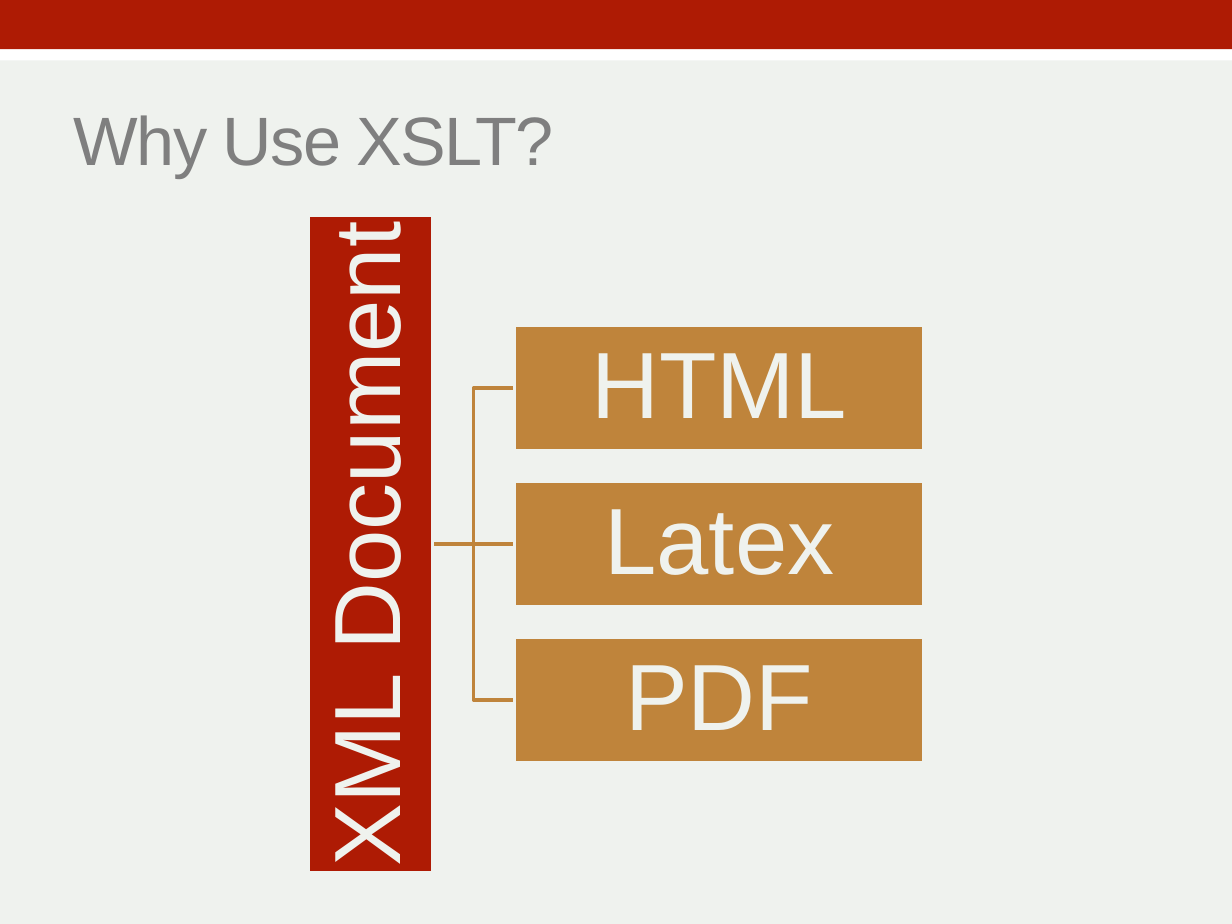
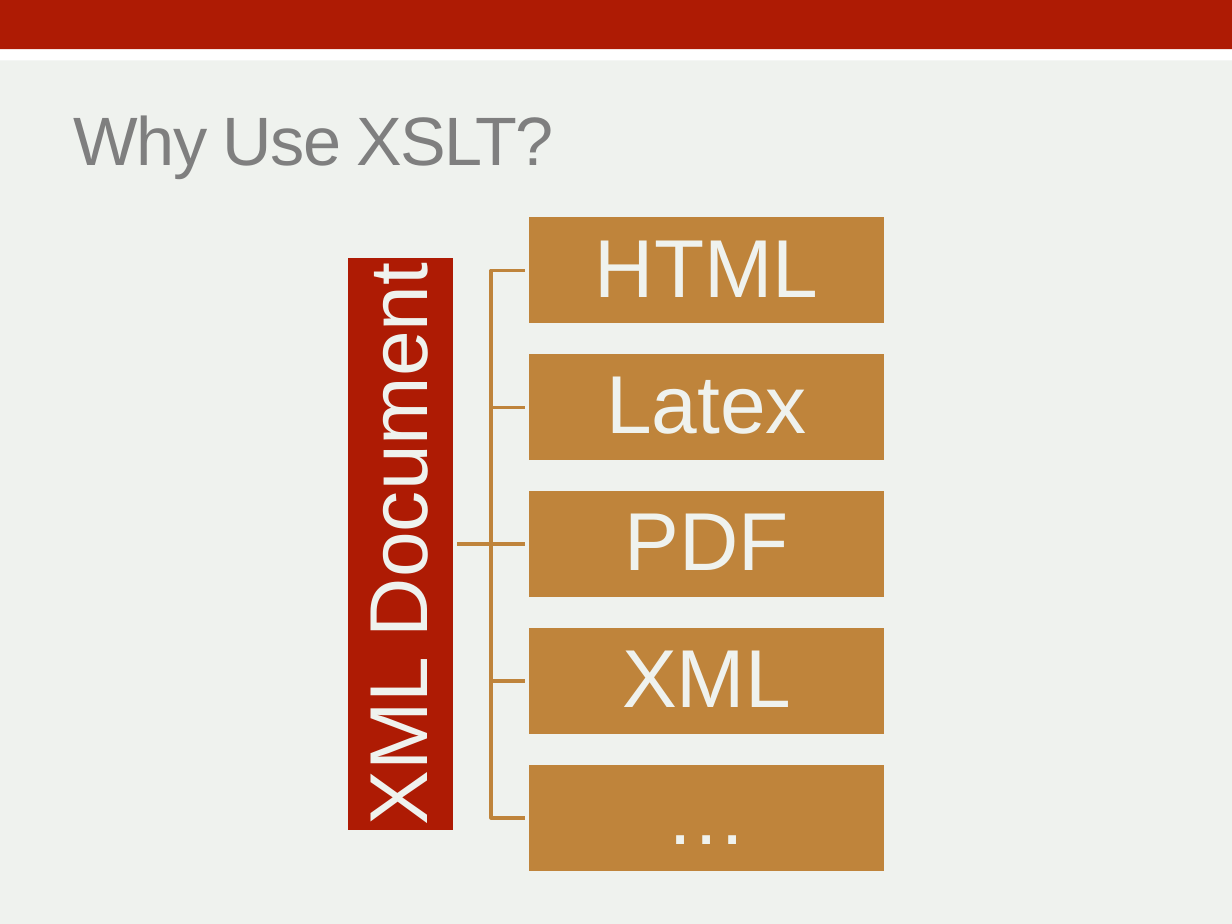
Before and after one commit to zoechao/teaching, a slide deck: slide 6 of xslt/eXtensible.pptx (slide 3 before the commit). Drawn at 1232x924 pixels with LibreOffice and Linux fonts; fonts in the diff are those of the drawing. Boxes give left, top, right and bottom in pixels: in the first picture for what was removed or moved away, otherwise in the second. Text is boxed around its words. In the diff, an @@ line names an element or a change of style, - is before the commit and + after.

Commit message:
xslt slides and stuff

```diff
--- a/xslt/eXtensible.pptx
+++ b/xslt/eXtensible.pptx
@@ text "HTML": place and size @@
-text "HTML" at box(591, 353, 847, 418)
+text "HTML" at box(595, 240, 818, 297)
@@ text "XML Document": place and size @@
-text "XML Document" at box(316, 264, 421, 860)
+text "XML Document" at box(353, 300, 445, 821)
@@ rectangle: place and size @@
-rectangle at box(308, 216, 432, 872)
+rectangle at box(346, 256, 455, 832)
@@ text "Latex": place and size @@
-text "Latex" at box(604, 509, 834, 575)
+text "Latex" at box(606, 376, 807, 434)
@@ rectangle: place and size @@
-rectangle at box(515, 325, 924, 450)
+rectangle at box(527, 352, 886, 462)
@@ freeform shape: place and size @@
-freeform shape at box(432, 388, 514, 545)
+freeform shape at box(456, 408, 527, 545)
@@ size 55 to 48 pt; less space between paragraphs in 4 elements at box(353, 300, 445, 821), box(595, 240, 818, 297), box(606, 376, 807, 434), box(624, 513, 788, 570) @@
@@ text "PDF": place and size @@
-text "PDF" at box(625, 665, 813, 730)
+text "PDF" at box(624, 513, 788, 570)
@@ rectangle: place and size @@
-rectangle at box(515, 482, 924, 606)
+rectangle at box(527, 489, 886, 599)
@@ freeform shape: place and size @@
-freeform shape at box(432, 538, 514, 551)
+freeform shape at box(456, 538, 527, 551)
@@ freeform shape: place and size @@
-freeform shape at box(432, 545, 514, 701)
+freeform shape at box(456, 545, 527, 681)
@@ rectangle: place and size @@
-rectangle at box(515, 638, 924, 763)
+rectangle at box(527, 626, 886, 736)
@@ group added at box(456, 216, 886, 872): 2 freeform shapes, 2 rectangles, 2 texts @@
+XML
+…
```
Also in this commit, not shown: 3 other slides changed, 5 slides added, 3 slides removed, 3 other files.
